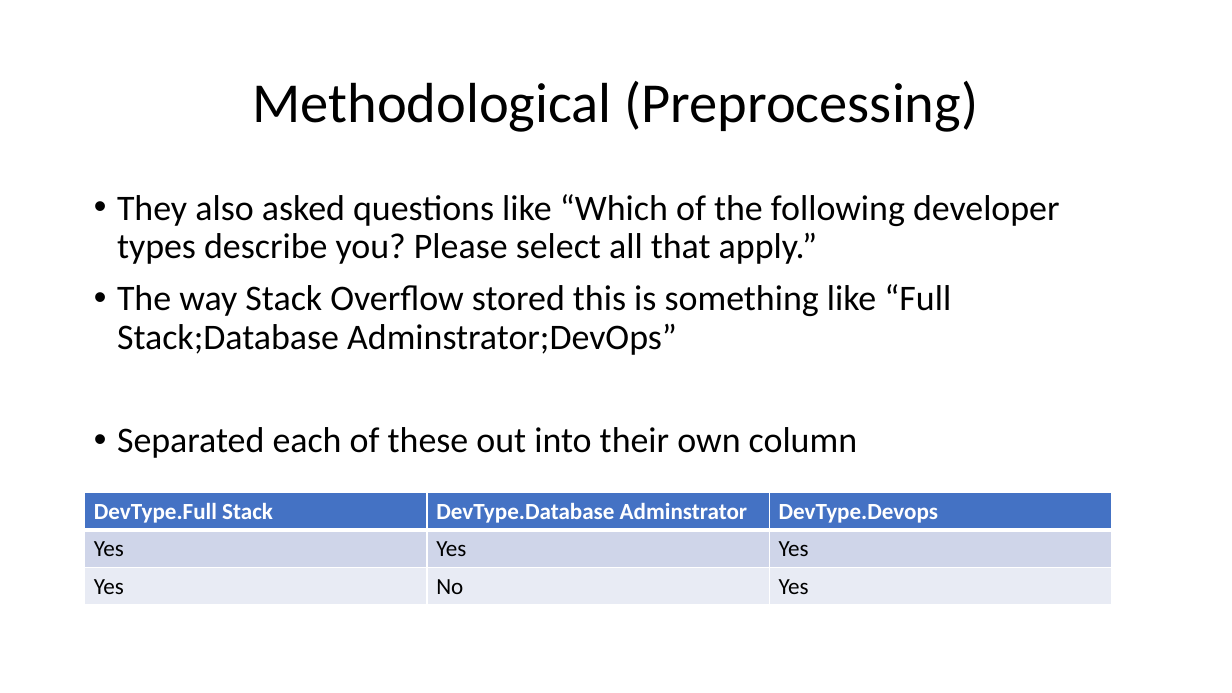
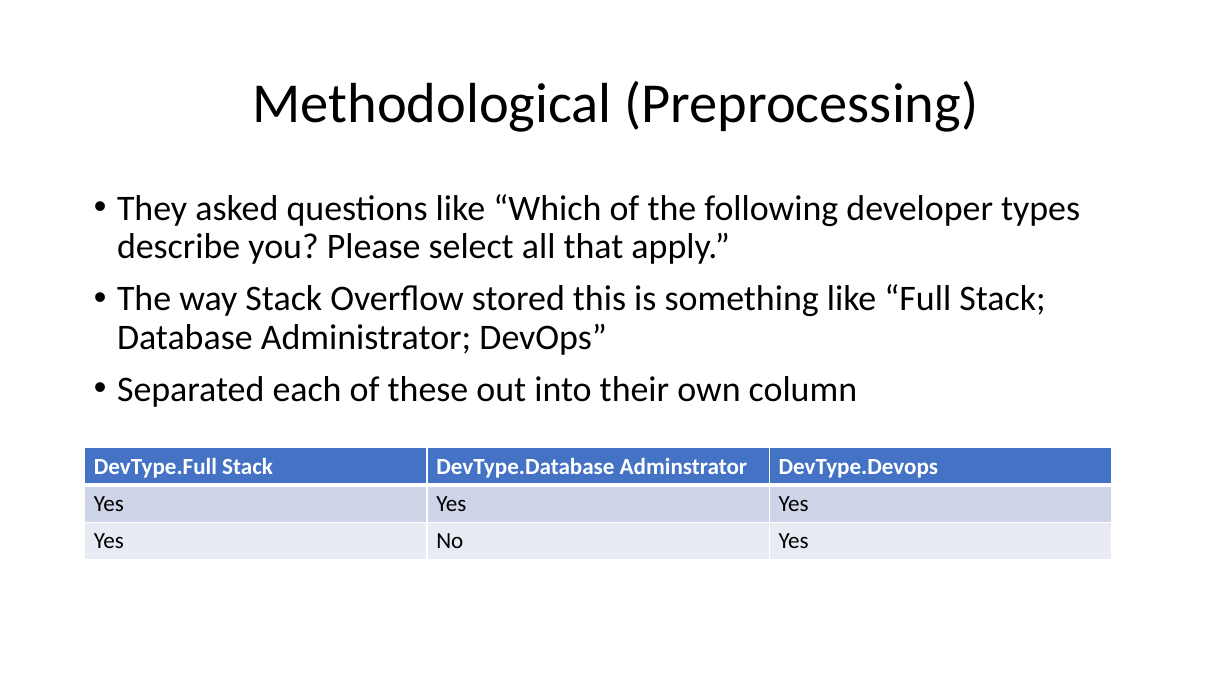
Before and after one commit to Iotaslair/DM-ML-Personal-Project, a slide deck: slide 6 of Presentations/For Me/Presentation.pptx (slide 9 before the commit). Drawn at 1232x693 pixels with LibreOffice and Linux fonts; fonts in the diff are those of the drawing. Boxes give left, top, right and bottom in pixels: in the first picture for what was removed or moved away, otherwise in the second. Text is boxed around its words. In the diff, an @@ line names an element or a change of style, - is before the commit and + after.

Commit message:
Final presentation

```diff
--- a/Presentations/For Me/Presentation.pptx
+++ b/Presentations/For Me/Presentation.pptx
@@ text at <box>117,194,1080,355</box>: text changed @@
-• They also asked questions like “Which of the following developer types describe you? Please select all that apply.”
-• The way Stack Overflow stored this is something like “Full Stack;Database Adminstrator;DevOps”
+• They asked questions like “Which of the following developer types describe you? Please select all that apply.”
+• The way Stack Overflow stored this is something like “Full Stack; Database Administrator; DevOps”
@@ table: place and size @@
-table at <box>85,493,1114,605</box>
+table at <box>85,447,1114,560</box>
```
Also in this commit, not shown: 5 other slides changed, 9 slides added, 10 slides removed, 4 other files.
